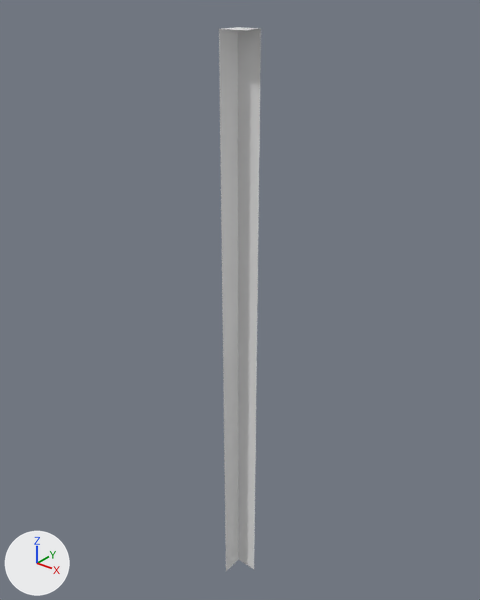
The FBX model I Am Poor and Hungry Models/Basic Models/FrontBasicWallCorner.FBX as it was, and as the next commit left it.
Before and after are seen from a camera (50 mm lens) standing at (2.15, -2.52, 2.65) and looking at (0.59, -0.58, 1.45). Every picture has the same lights, and +X, +Y and +Z are marked at lower left. Where no turn or scale is listed for an object, it has been applied to the vertices.

The older version as bpy lines, for what is in view:
```python
me_mesh = bpy.data.meshes.new('Mesh')
me_mesh.from_pydata([(0.6, -0.6, 0.0), (0.6, -0.7, 0.0), (0.6, -0.6, 0.5), (0.6, -0.7, 0.5)], [], [(0, 1, 3, 2)])
me_mesh_001 = bpy.data.meshes.new('Mesh.001')
me_mesh_001.from_pydata([(0.6, -0.6, 0.5), (0.6, -0.7, 0.5), (0.6, -0.6, 1.5), (0.6, -0.7, 1.5)], [], [(0, 1, 3, 2)])
me_mesh_002 = bpy.data.meshes.new('Mesh.002')
me_mesh_002.from_pydata([(0.6, -0.6, 1.5), (0.6, -0.7, 1.5), (0.6, -0.6, 2.5), (0.6, -0.7, 2.5)], [], [(0, 1, 3, 2)])
me_mesh_003 = bpy.data.meshes.new('Mesh.003')
me_mesh_003.from_pydata([(0.7, -0.7, 2.5), (0.7, -0.6, 2.5), (0.6, -0.7, 2.5), (0.6, -0.6, 2.5)], [], [(0, 1, 3, 2)])
me_mesh_005 = bpy.data.meshes.new('Mesh.005')
me_mesh_005.from_pydata([(0.7, -0.6, 0.5), (0.6, -0.6, 0.5), (0.7, -0.6, 1.5), (0.6, -0.6, 1.5)], [], [(0, 1, 3, 2)])
me_mesh_006 = bpy.data.meshes.new('Mesh.006')
me_mesh_006.from_pydata([(0.7, -0.6, 0.0), (0.6, -0.6, 0.0), (0.7, -0.6, 0.5), (0.6, -0.6, 0.5)], [], [(0, 1, 3, 2)])
ob_bottomwall001 = bpy.data.objects.new('BottomWall001', me_mesh_005)
ob_bottomwall001.location = (0.0, 0.0, 0.0)
ob_bottomwall002 = bpy.data.objects.new('BottomWall002', me_mesh_001)
ob_bottomwall002.location = (0.0, 0.0, 0.0)
ob_leftbottomcornerwall001 = bpy.data.objects.new('LeftBottomCornerWall001', me_mesh_006)
ob_leftbottomcornerwall001.location = (0.0, 0.0, 0.0)
ob_leftbottomcornerwall002 = bpy.data.objects.new('LeftBottomCornerWall002', me_mesh)
ob_leftbottomcornerwall002.location = (0.0, 0.0, 0.0)
ob_topwall002 = bpy.data.objects.new('TopWall002', me_mesh_003)
ob_topwall002.location = (0.0, 0.0, 0.0)
ob_upperwall002 = bpy.data.objects.new('UpperWall002', me_mesh_002)
ob_upperwall002.location = (0.0, 0.0, 0.0)
# also in view: 'UpperWall001' at (0.65, -0.6, 2.0)
```
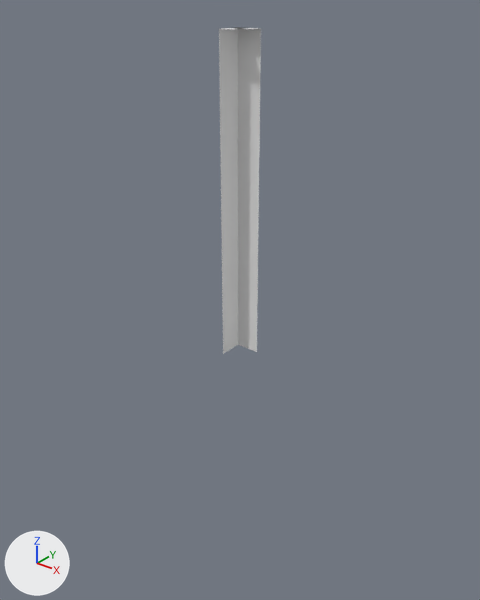
The newer file is also rescaled (x2.0), turned or shifted as a whole; pictures and numbers use the older file's frame.

Where the change shows, as pixel boxes [x1, y1, x2, y2] in the pictures (480 x 600 px):
'BottomWall001', reshaped (36% shorter): before [238, 291, 258, 491]; after [238, 171, 259, 298]
'BottomWall002', reshaped (36% shorter): before [222, 292, 238, 493]; after [221, 171, 238, 300]
'LeftBottomCornerWall001', reshaped (17% wider, 29% shorter): before [238, 483, 255, 569]; after [238, 291, 258, 352]
'LeftBottomCornerWall002', reshaped (13% wider, 29% shorter): before [225, 483, 239, 571]; after [222, 292, 238, 354]
'TopWall002', deleted: before [224, 27, 260, 30]
'TopWallLeft', added: after [235, 27, 260, 29]
'TopWallRight', added: after [224, 28, 236, 30]

The change, as a list of edits to the scene's bpy script:
```text
Change me_mesh_005:
    where me_mesh_005.from_pydata(...)  # 4 vertices, 1 face; spans x 0.6..0.7, y -0.6, z 0.5..1.5
    used by ob_bottomwall001; location = (0.0, 0.0, 0.0)
    me_mesh_005 part 1
    me_mesh_005.vertices[0].co: (0.7, -0.6, 0.5) -> (0.7, -0.6, 1.5)  # pixel (255, 491) -> pixel (257, 297)
    me_mesh_005.vertices[1].co: (0.6, -0.6, 0.5) -> (0.6, -0.6, 1.5)  # pixel (238, 482) -> pixel (238, 291)
    me_mesh_005.vertices[2].co: (0.7, -0.6, 1.5) -> (0.7, -0.6, 2.0)  # pixel (257, 297) -> pixel (259, 175)
    me_mesh_005.vertices[3].co: (0.6, -0.6, 1.5) -> (0.6, -0.6, 2.0)  # pixel (238, 291) -> pixel (237, 170)
Change me_mesh_006:
    where me_mesh_006.from_pydata(...)  # 4 vertices, 1 face; spans x 0.6..0.7, y -0.6, z 0.0..0.5
    used by ob_leftbottomcornerwall001; location = (0.0, 0.0, 0.0)
    me_mesh_006 part 3
    me_mesh_006.vertices[0].co: (0.7, -0.6, 0.0) -> (0.7, -0.6, 1.25)  # pixel (254, 569) -> pixel (256, 352)
    me_mesh_006.vertices[1].co: (0.6, -0.6, 0.0) -> (0.6, -0.6, 1.25)  # pixel (238, 559) -> pixel (238, 344)
    me_mesh_006.vertices[2].co: (0.7, -0.6, 0.5) -> (0.7, -0.6, 1.5)  # pixel (255, 491) -> pixel (257, 297)
    me_mesh_006.vertices[3].co: (0.6, -0.6, 0.5) -> (0.6, -0.6, 1.5)  # pixel (238, 482) -> pixel (238, 291)
Change me_mesh_001:
    where me_mesh_001.from_pydata(...)  # 4 vertices, 1 face; spans x 0.6, y -0.7..-0.6, z 0.5..1.5
    used by ob_bottomwall002; location = (0.0, 0.0, 0.0)
    me_mesh_001 part 2
    me_mesh_001.vertices[0].co: (0.6, -0.6, 0.5) -> (0.6, -0.6, 1.5)  # pixel (238, 482) -> pixel (238, 291)
    me_mesh_001.vertices[1].co: (0.6, -0.7, 0.5) -> (0.6, -0.7, 1.5)  # pixel (224, 493) -> pixel (222, 299)
    me_mesh_001.vertices[2].co: (0.6, -0.6, 1.5) -> (0.6, -0.6, 2.0)  # pixel (238, 291) -> pixel (237, 170)
    me_mesh_001.vertices[3].co: (0.6, -0.7, 1.5) -> (0.6, -0.7, 2.0)  # pixel (222, 299) -> pixel (220, 176)
Change me_mesh:
    where me_mesh.from_pydata(...)  # 4 vertices, 1 face; spans x 0.6, y -0.7..-0.6, z 0.0..0.5
    used by ob_leftbottomcornerwall002; location = (0.0, 0.0, 0.0)
    me_mesh part 4
    me_mesh.vertices[0].co: (0.6, -0.6, 0.0) -> (0.6, -0.6, 1.25)  # pixel (238, 559) -> pixel (238, 344)
    me_mesh.vertices[1].co: (0.6, -0.7, 0.0) -> (0.6, -0.7, 1.25)  # pixel (225, 571) -> pixel (223, 353)
    me_mesh.vertices[2].co: (0.6, -0.6, 0.5) -> (0.6, -0.6, 1.5)  # pixel (238, 482) -> pixel (238, 291)
    me_mesh.vertices[3].co: (0.6, -0.7, 0.5) -> (0.6, -0.7, 1.5)  # pixel (224, 493) -> pixel (222, 299)
Add me_mesh_003_1:
    me_mesh_003_1.from_pydata([(0.3, -0.35, 1.25), (0.3, -0.25, 1.25), (0.25, -0.35, 1.25), (0.25, -0.25, 1.25)], [], [(0, 1, 3, 2)])
Add me_mesh_007:
    me_mesh_007.from_pydata([(0.25, -0.3, 1.25), (0.35, -0.3, 1.25), (0.25, -0.25, 1.25), (0.35, -0.25, 1.25)], [], [(0, 1, 3, 2)])
Remove ob_topwall002:
    ob_topwall002 = bpy.data.objects.new('TopWall002', me_mesh_003)
    ob_topwall002.location = (0.0, 0.0, 0.0)
Add ob_topwallright:
    ob_topwallright = bpy.data.objects.new('TopWallRight', me_mesh_003_1)
    ob_topwallright.location = (0.35, -0.35, 1.25)
Add ob_topwallleft:
    ob_topwallleft = bpy.data.objects.new('TopWallLeft', me_mesh_007)
    ob_topwallleft.location = (0.35, -0.35, 1.25)
```
